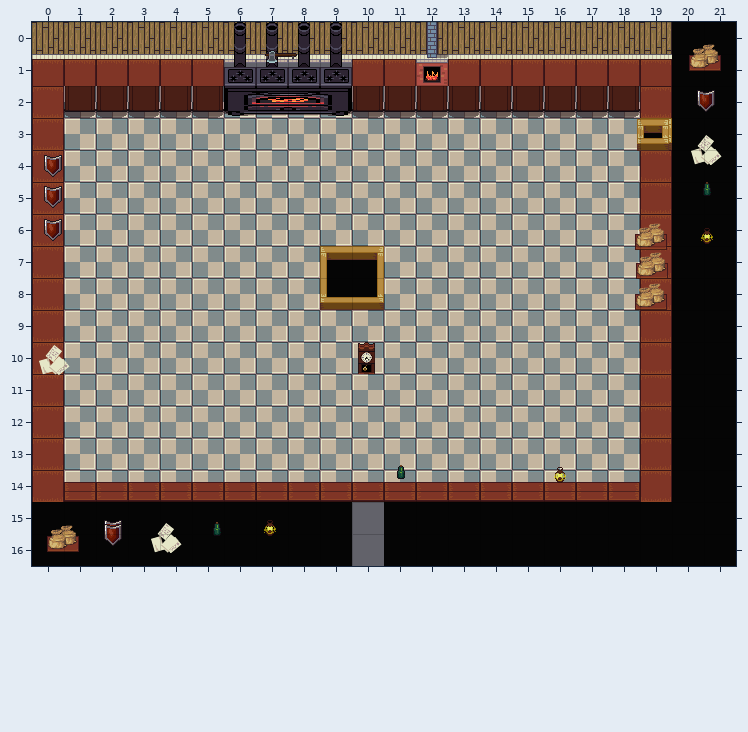
An edit to a level. Tiled map, assets/Map.tmx. Above, as it was before the edit.
Cells are 32x32 px. Shown: x 0..21, y 0..16.
Once edited:
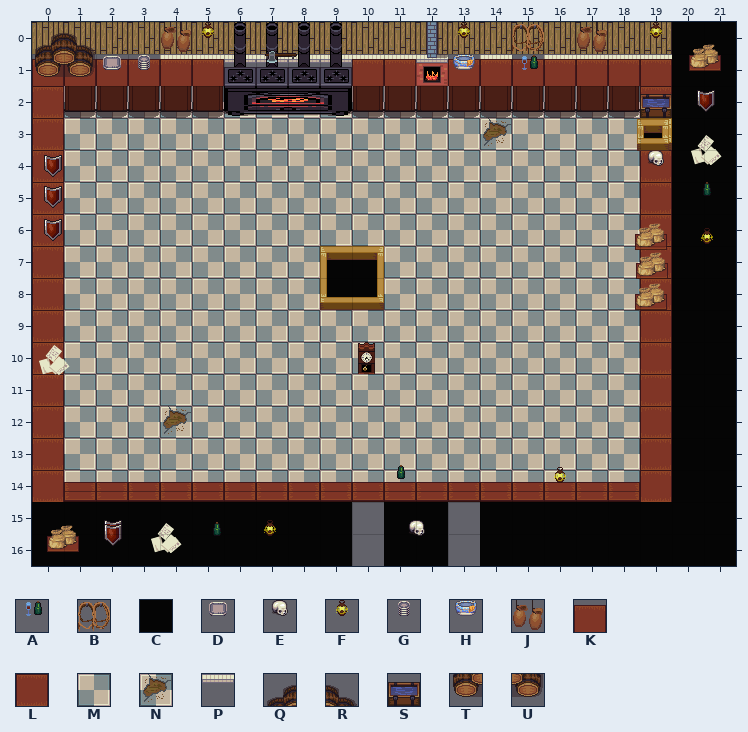
Key: from "tiles": A 6, B 9, C 19, D 21, E 25, F 26, G 38, H 39, J 42, K 53, L 54, M 64, N 80, P 107, Q 129, R 130, S 133, T 145, U 146.
_ is an empty cell.
Objects are placed by their top-left corner, in cells (3,4 is the top-left corner of cell 3,4); size is 1x1 cell unless given.
From old to new:
Layer "backgroundLayer":
y 1: x 0..3 PPPP -> KKKK; x 13 P -> K; x 15 P -> K
y 2: x 19 _ -> L
y 3: x 14 M -> N
y 4: x 19 _ -> L
y 12: x 4 M -> N
y 15..16: x 13 C -> _
Layer "blockedLayer":
y 0: x 0..1 __ -> QR; x 4..5 __ -> JF; x 13 _ -> F; x 15 _ -> B; x 17 _ -> J; x 19 _ -> F
y 1: x 0..3 KKKK -> TUDG; x 13 K -> H; x 15 K -> A
y 2: x 19 L -> S
y 4: x 19 L -> E
Layer "objectsLayer":
added: E "pokeball" at 11.5,15.6
